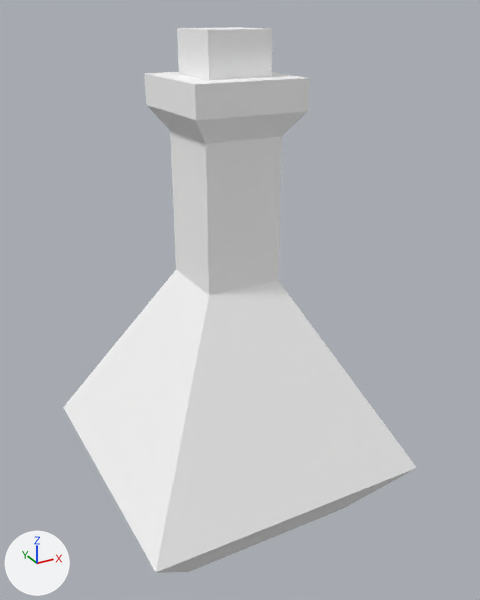
The glTF model assets/synty/simple_fantasy_interiors/models/SM_Prop_Potion_01.glb as it was, and as the next commit left it.
Rendered twice from a camera (50 mm lens) standing at (-0.00399, -0.00765, 0.00707) and looking at (0.00015, -0.00014, 0.00331). Every picture has the same lights, and +X, +Y and +Z are marked at lower left.

Names of what the first picture shows: 'SM_Prop_Potion_01'.
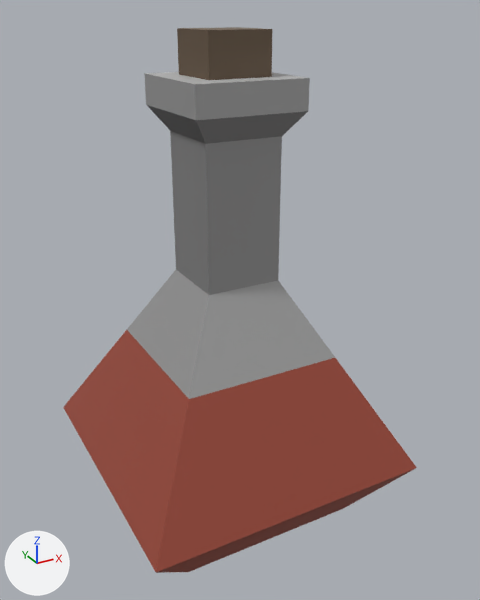
The change in detail:
Picture 'SimpleFantasyInteriorsTexture' (img_simplefantasyinteriorstexture) is new.
In material 'lambert1' (mat_lambert1), base_color is no longer (1.0, 1.0, 1.0), white #ffffff.
In material 'lambert1' (mat_lambert1), texture is now set to img_simplefantasyinteriorstexture.

Boxes (x1, y1, x2, y2) around the edits, measured in the pictures (480 x 600 px):
'SM_Prop_Potion_01', surface changed
    both: (63, 27, 417, 573)
